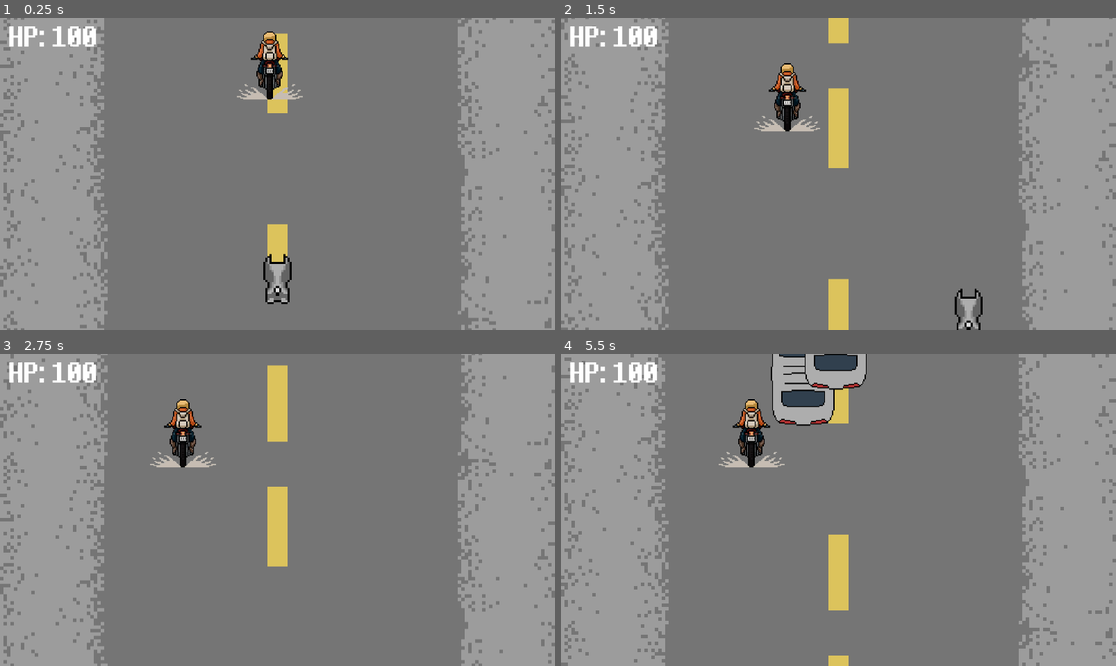
Above: before the commit, frames 1-4 (two rows, left to right).
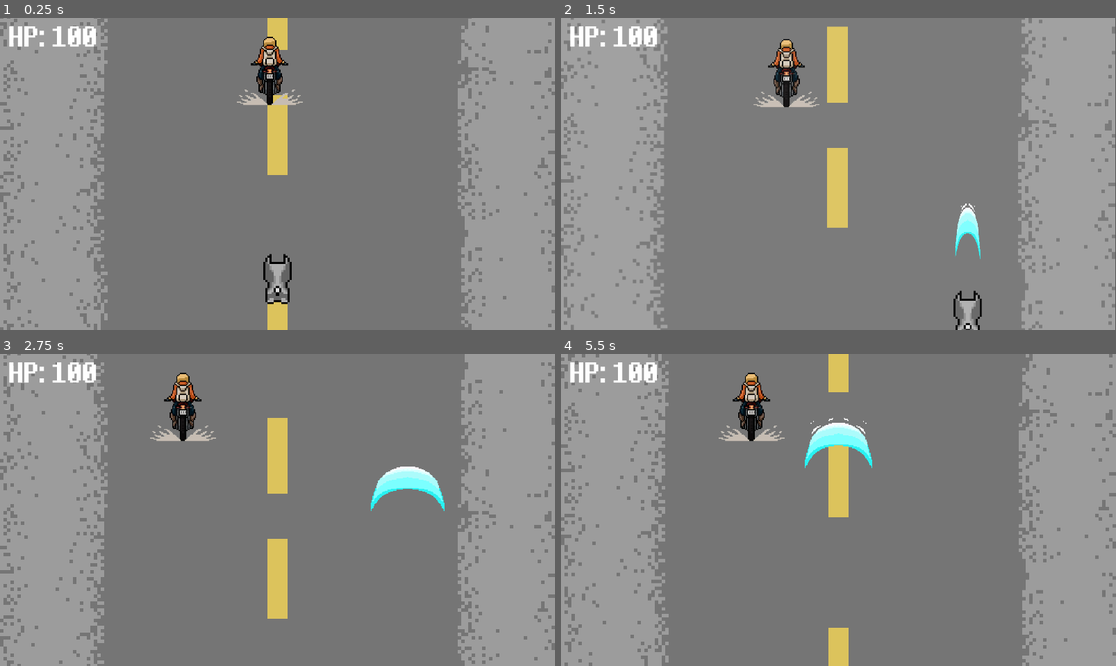
Above: after the commit, the same moments.

Repository: FaDeAWAYut/all-bark-no-bike
Game: Godot game, scene res://scenes/main/main.tscn
The game is run twice, just before and just after one commit, with the same random seed, the same clock (stepped at 60 frames per second) and the same inputs. The project has no main scene, so this scene is started directly.
Inputs:
- Up to frame 1 (0.25 s): no input
- Up to frame 2 (1.5 s): hold Right (ui_right) 0.53-1.28 s; hold Space (shoot, bound only after the commit) 0.53-1.28 s; hold Down (ui_down) from 1.28 s (still down); tap Space (shoot, bound only after the commit) at 1.35 s
- Up to frame 3 (2.75 s): release Down (ui_down) at 2.03 s; hold Right (ui_right) from 2.03 s (still down); hold Space (shoot, bound only after the commit) from 2.03 s (still down)
- Up to frame 4 (5.5 s): release Right (ui_right) at 2.78 s; release Space (shoot, bound only after the commit) at 2.78 s; hold Up (ui_up) 2.78-3.53 s; tap Space (shoot, bound only after the commit) at 2.85, 4.35 s; hold Space (shoot, bound only after the commit) 3.53-4.28 s; hold Left (ui_left) 3.53-5.03 s; hold Down (ui_down) from 5.03 s (still down); hold Space (shoot, bound only after the commit) from 5.03 s (still down)

The runs differ from the first frame. In frame 1, 8.3% of the frame differs, in the area x 0-100%, y 0-100%; in frame 2, 10%; in frame 3, 10%; in frame 4, 13%.

Commit message:
Feat: Charge barking / Chore: Modularize more code
Added charge barking and sound effect
(Still no "charging" mechanic, but you can shoot with space now apparently)

Added screen shake effects

Change from camera moving upwards to background looping downwards (Easier to do stuff in the future)

Diff:
--- a/project.godot
+++ b/project.godot
@@ -19,6 +19,14 @@
 window/size/viewport_width=1920
 window/size/viewport_height=1080
 
+[input]
+
+shoot={
+"deadzone": 0.2,
+"events": [Object(InputEventKey,"resource_local_to_scene":false,"resource_name":"","device":0,"window_id":0,"alt_pressed":false,"shift_pressed":false,"ctrl_pressed":false,"meta_pressed":false,"pressed":false,"keycode":0,"physical_keycode":32,"key_label":0,"unicode":0,"location":0,"echo":false,"script":null)
+]
+}
+
 [rendering]
 
 renderer/rendering_method="mobile"
--- /dev/null
+++ b/scenes/chargebark/chargebark.gd
@@ -0,0 +1,54 @@
+extends Area2D
+
+@onready var anim = $AnimatedSprite2D
+@export var speed = 1200
+@export var damage = 10
+
+# New export variables for customization
+@export var fadeInTime: float = 0.1
+@export var squeezeScaleX: float = 0.1
+@export var squeezeScaleY: float = 1.2
+@export var scaleTransitionTime: float = 0.5
+
+var direction = Vector2.UP
+var tween: Tween
+
+func _ready() -> void:
+	# Initialize tween
+	tween = create_tween()
+	tween.set_parallel(true)  # Run animations in parallel
+
+	# Start with zero opacity and squeezed scale
+	anim.modulate.a = 0
+	anim.scale = Vector2(squeezeScaleX, squeezeScaleY)
+
+	# Play animation
+	anim.play("chargebark")
+
+	# Fade in opacity
+	tween.tween_property(anim, "modulate:a", 1.0, fadeInTime)
+
+	# Scale animation: from squeezed to normal with ease-in
+	tween.tween_property(anim, "scale", Vector2(1.0, 1.0), scaleTransitionTime).set_ease(Tween.EASE_IN)
+
+	# Connect the area_entered signal if not connected in the editor
+	if not body_entered.is_connected(_on_body_entered):
+		body_entered.connect(_on_body_entered)
+
+	# Auto-destruct after 3 seconds
+	await get_tree().create_timer(3.0).timeout
+	queue_free()
+
+func _physics_process(delta: float) -> void:
+	# Move upward
+	global_position += direction * speed * delta
+
+	# Remove if off-screen
+	if global_position.y < -2000:
+		queue_free()
+
+func _on_body_entered(body: Node2D):
+	if body.name == "Motorbike" or body.is_in_group("enemy"):
+		# Apply damage
+		pass
+		# Play hit effect
--- /dev/null
+++ b/scenes/chargebark/chargebark.tscn
@@ -0,0 +1,74 @@
+[gd_scene load_steps=11 format=3 uid="uid://lxglkufg1d0p"]
+
+[ext_resource type="Texture2D" uid="uid://bilmvxmic10y8" path="res://assets/chargebark.png" id="1_qib41"]
+[ext_resource type="Script" uid="uid://cwaya4k65mxwg" path="res://scenes/chargebark/chargebark.gd" id="2_v23p3"]
+
+[sub_resource type="AtlasTexture" id="AtlasTexture_h0bgj"]
+atlas = ExtResource("1_qib41")
+region = Rect2(610, 0, 80, 100)
+
+[sub_resource type="AtlasTexture" id="AtlasTexture_qasuo"]
+atlas = ExtResource("1_qib41")
+region = Rect2(10, 0, 80, 100)
+
+[sub_resource type="AtlasTexture" id="AtlasTexture_b840t"]
+atlas = ExtResource("1_qib41")
+region = Rect2(110, 0, 80, 100)
+
+[sub_resource type="AtlasTexture" id="AtlasTexture_ow3o5"]
+atlas = ExtResource("1_qib41")
+region = Rect2(210, 0, 80, 100)
+
+[sub_resource type="AtlasTexture" id="AtlasTexture_j5v7d"]
+atlas = ExtResource("1_qib41")
+region = Rect2(310, 0, 80, 100)
+
+[sub_resource type="AtlasTexture" id="AtlasTexture_03bic"]
+atlas = ExtResource("1_qib41")
+region = Rect2(410, 0, 80, 100)
+
+[sub_resource type="AtlasTexture" id="AtlasTexture_s1hxu"]
+atlas = ExtResource("1_qib41")
+region = Rect2(510, 0, 80, 100)
+
+[sub_resource type="SpriteFrames" id="SpriteFrames_1dcsa"]
+animations = [{
+"frames": [{
+"duration": 1.0,
+"texture": SubResource("AtlasTexture_h0bgj")
+}, {
+"duration": 1.0,
+"texture": SubResource("AtlasTexture_qasuo")
+}, {
+"duration": 1.0,
+"texture": SubResource("AtlasTexture_b840t")
+}, {
+"duration": 1.0,
+"texture": SubResource("AtlasTexture_ow3o5")
+}, {
+"duration": 1.0,
+"texture": SubResource("AtlasTexture_j5v7d")
+}, {
+"duration": 1.0,
+"texture": SubResource("AtlasTexture_03bic")
+}, {
+"duration": 1.0,
+"texture": SubResource("AtlasTexture_s1hxu")
+}],
+"loop": true,
+"name": &"chargebark",
+"speed": 10.0
+}]
+
+[node name="AnimatedSprite2D" type="Area2D"]
+texture_filter = 1
+position = Vector2(3.8146973e-06, 3.8146973e-06)
+scale = Vector2(3.2, 3.2)
+script = ExtResource("2_v23p3")
+
+[node name="CollisionPolygon2D" type="CollisionPolygon2D" parent="."]
+polygon = PackedVector2Array(-7.5, -22.5, 7.499998, -22.5, 19.999996, -17.5, 32.499996, -7.5, 39.999996, 24.999996, 22.499996, 7.499998, -1.1920928e-06, 2.4999986, -22.5, 7.499998, -39.999996, 24.999996, -32.499996, -7.5, -20, -17.5)
+
+[node name="AnimatedSprite2D" type="AnimatedSprite2D" parent="."]
+sprite_frames = SubResource("SpriteFrames_1dcsa")
+animation = &"chargebark"
--- a/scenes/main/main.gd
+++ b/scenes/main/main.gd
@@ -7,11 +7,22 @@
 var gameManager: GameManager
 var obstacleSpawner: ObstacleSpawner
 var speedManager: SpeedManager
+var barkController: BarkController
+var screenEffects: ScreenEffects
 
 # Game constants
 const dogStartPosition := Vector2i(960, 920)
 const camStartPosition := Vector2i(960, 560)
+var canChargeShoot: bool = true
 @export var currentSpeed: float
+
+# Background scrolling settings
+@export var startingBackgroundSpeed: float = 1000.0  # Starting scroll speed
+@export var maxBackgroundSpeed: float = 1500.0  # Maximum scroll speed
+@export var timeToMaxSpeed: float = 30.0       # Time in seconds to reach max speed
+var backgroundScrollSpeed: float = 0.0
+var totalBackgroundOffset: float = 0.0
+var gameTime: float = 0.0
 
 var screenSize : Vector2i
 
@@ -36,6 +47,16 @@
 	speedManager = SpeedManager.new()
 	add_child(speedManager)
 
+	# Create and setup bark controller
+	barkController = BarkController.new()
+	barkController.setup($"TheDawg")
+	add_child(barkController)
+
+	# Create and setup screen effects
+	screenEffects = ScreenEffects.new()
+	screenEffects.setup($Camera2D, screenSize, self)
+	add_child(screenEffects)
+
 func setup_signal_connections():
 	# Connect game manager signals
 	gameManager.hp_changed.connect(_on_hp_changed)
@@ -55,21 +76,69 @@
 	$"TheDawg".velocity = Vector2i(0, 0)
 	$Camera2D.position = camStartPosition
 
+	# Reset background scrolling
+	totalBackgroundOffset = 0.0
+	backgroundScrollSpeed = 0.0
+	gameTime = 0.0
+	reset_background_position()
+
 func _physics_process(delta: float):
 	if gameManager.isGameOver:
 		return
 
 	currentSpeed = speedManager.update(delta)
+	gameTime += delta
 
-	# Update obstacle spawning
-	obstacleSpawner.update(delta, $Camera2D.position.y, screenSize.x)
+	# Update obstacle spawning - pass current speed for obstacle movement
+	obstacleSpawner.update(delta, $Camera2D.position.y, screenSize.x, currentSpeed)
 	obstacleSpawner.cleanup_offscreen_obstacles($Camera2D.position.y, screenSize.y)
 
 	show_hp()
 
-	# Move the dawg and the cam
-	$"TheDawg".position.y -= currentSpeed * delta
-	$Camera2D.position.y -= currentSpeed * delta
+	# Update screen effects
+	screenEffects.update_screen_shake(delta)
+
+	# Scroll the background instead of moving camera
+	scroll_background(delta)
+
+func scroll_background(delta: float):
+	if has_node("ParallaxBackground"):
+		var parallax = $ParallaxBackground
+
+		# Calculate current background speed with acceleration
+		var targetSpeed = calculate_background_speed()
+		backgroundScrollSpeed = targetSpeed * delta
+		totalBackgroundOffset += backgroundScrollSpeed
+
+		# Apply scrolling to the parallax background (single layer)
+		# If you have ParallaxLayer children, use this:
+		for child in parallax.get_children():
+			if child is ParallaxLayer:
+				child.motion_offset.y += backgroundScrollSpeed
+
+				# Reset offset when it exceeds mirroring distance to create seamless loop
+				var mirror_y = child.motion_mirroring.y
+				if mirror_y > 0 and child.motion_offset.y >= mirror_y:
+					child.motion_offset.y = 0
+
+		# If your ParallaxBackground doesn't have layers and scrolls directly, use this:
+		# parallax.scroll_offset.y += backgroundScrollSpeed
+
+func calculate_background_speed() -> float:
+	# Calculate speed based on game time, accelerating from start to max speed
+	if timeToMaxSpeed <= 0:
+		return maxBackgroundSpeed
+
+	# Linear interpolation from startingBackgroundSpeed to maxBackgroundSpeed
+	var progress = min(gameTime / timeToMaxSpeed, 1.0)
+	return lerp(startingBackgroundSpeed, maxBackgroundSpeed, progress)
+
+func reset_background_position():
+	if has_node("ParallaxBackground"):
+		var parallax = $ParallaxBackground
+		for child in parallax.get_children():
+			if child is ParallaxLayer:
+				child.motion_offset.y = 0
 
 func _on_obstacle_spawned(obs: Node):
 	# Add the obstacle to the scene and set up collision
@@ -86,6 +155,15 @@
 func _on_hp_changed(new_hp: int):
 	show_hp()
 
+func _input(event):
+	if gameManager.isGameOver:
+		return
+
+	if event.is_action_pressed("shoot") and canChargeShoot:
+		barkController.shoot_chargebark()
+		screenEffects.screen_shake(2.0, 0.2)
+		screenEffects.screen_flash(0.3, 0.15)
+
 func _on_game_ended():
 	await get_tree().create_timer(0.1).timeout
 	get_tree().paused = true
--- a/scenes/motorbike/motorbike.gd
+++ b/scenes/motorbike/motorbike.gd
@@ -9,6 +9,10 @@
 
 # Obstacle detection settings
 @export var obstacle_check_rate: float = 0.2
+
+# Screen boundaries (adjust these based on your camera/screen size)
+@export var screen_top_y: float = 150.0    # Top boundary (pixels from top)
+@export var screen_bottom_y: float = 300.0 # Bottom boundary (pixels from top)
 
 # Internal variables
 var direction: int = 1
@@ -32,7 +36,10 @@
 
 	motion_mode = CharacterBody2D.MOTION_MODE_FLOATING
 	direction = 1 if randf() > 0.5 else -1
+
+	# Set initial position within screen bounds
 	global_position.x = clamp(global_position.x, min_x, max_x)
+	global_position.y = randf_range(screen_top_y, screen_bottom_y)
 
 func _physics_process(delta):
 	timer += delta
@@ -60,14 +67,14 @@
 		change_direction()
 		timer = 0.0
 
-	# Move in the current direction
+	# Move only horizontally (no vertical movement since camera is static)
 	velocity.x = direction * speed_x
-	velocity.y = -1 * currentSpeed
+	velocity.y = 0  # No vertical movement
 
 func handle_obstacle_escape():
-	# Move away from obstacle
+	# Move away from obstacle (only horizontally)
 	velocity.x = escape_direction * escape_speed
-	velocity.y = -1 * currentSpeed
+	velocity.y = 0  # No vertical movement
 
 func check_for_obstacles():
 	current_obstacle = null
@@ -108,6 +115,7 @@
 	direction = 1 if randf() > 0.5 else -1
 
 func enforce_boundaries():
+	# Horizontal boundaries
 	if global_position.x <= min_x:
 		global_position.x = min_x
 		if direction == -1:
@@ -120,3 +128,9 @@
 			direction = -1
 		if escape_direction == 1:
 			escape_direction = -1
+
+	# Vertical boundaries (keep within top half of screen)
+	if global_position.y <= screen_top_y:
+		global_position.y = screen_top_y
+	elif global_position.y >= screen_bottom_y:
+		global_position.y = screen_bottom_y
--- /dev/null
+++ b/scripts/BarkController.gd
@@ -0,0 +1,42 @@
+extends Node
+
+class_name BarkController
+
+# Reference to the dog node
+var theDawg: Node2D
+
+# Audio
+var barkSound: AudioStreamPlayer
+var chargebarkSFX = preload("res://assets/sfx/chargebarksfx.mp3")
+
+func setup(dawgNode: Node2D):
+	theDawg = dawgNode
+	setup_audio()
+
+func setup_audio():
+	# Create audio player for bark sounds
+	barkSound = AudioStreamPlayer.new()
+	barkSound.stream = chargebarkSFX
+	barkSound.volume_db = -5.0  # Adjust volume as needed
+	add_child(barkSound)
+
+func shoot_chargebark():
+	if theDawg == null:
+		push_error("TheDawg reference not set in BarkController!")
+		return
+
+	var chargebarkScene = preload("res://scenes/chargebark/chargebark.tscn")
+	var bullet = chargebarkScene.instantiate()
+
+	# Position at the dog's position
+	bullet.global_position = theDawg.global_position + Vector2(0, -50)
+
+	# Add to scene
+	get_tree().current_scene.add_child(bullet)
+
+	# Play bark sound
+	play_bark_sound()
+
+func play_bark_sound():
+	if barkSound and barkSound.stream:
+		barkSound.play()
--- a/scripts/GameManager.gd
+++ b/scripts/GameManager.gd
@@ -19,6 +19,7 @@
 		return
 
 	playerHp = max(0, playerHp - hp)
+	#ส่ง signal ชื่อ hp_changed ออกไป โดยตัวแปร = playerHp
 	hp_changed.emit(playerHp)
 
 	if playerHp <= 0:
--- a/scripts/ObstacleSpawner.gd
+++ b/scripts/ObstacleSpawner.gd
@@ -9,9 +9,12 @@
 var obstacles : Array
 var lastObstacle
 var obstacleTimer : float = 0.0
-var obstacleSpawnInterval : float = 1.0
+var obstacleSpawnInterval : float = 2.0
 var minSpawnVariation : float = -0.5
 var maxSpawnVariation : float = 5.0
+
+# Add obstacle movement settings
+var obstacleSpeed: float = 0.0
 
 func _ready():
 	pass
@@ -25,14 +28,24 @@
 	if not obstacleArray.has(scene):
 		obstacleArray.append(scene)
 
-func update(delta: float, camera_y_position: float, screen_size_x: float):
+func update(delta: float, camera_y_position: float, screen_size_x: float, current_speed: float):
 	obstacleTimer += delta
+	obstacleSpeed = current_speed  # Update obstacle speed
 
 	var current_interval = obstacleSpawnInterval + randf_range(minSpawnVariation, maxSpawnVariation)
 
 	if obstacles.is_empty() or (obstacleTimer >= current_interval):
 		try_spawn_obstacle(camera_y_position, screen_size_x)
 		obstacleTimer = 0.0
+
+	# Move existing obstacles downward
+	move_obstacles(delta)
+
+func move_obstacles(delta: float):
+	for obs in obstacles:
+		if is_instance_valid(obs):
+			# Move obstacle downward at the current speed
+			obs.position.y += obstacleSpeed * delta
 
 func try_spawn_obstacle(camera_y_position: float, screen_size_x: float):
 	if obstacleArray.is_empty():
@@ -41,10 +54,11 @@
 	var obsType = obstacleArray[randi() % obstacleArray.size()]
 	var obs = obsType.instantiate()
 
-	var obsYLevel = camera_y_position - 1500
-	var obsXLevel = screen_size_x * randf_range(0.3, 0.7)
+	# Spawn just above the top of the screen
+	var spawnY = camera_y_position - 2000  # 200 pixels above camera
+	var spawnX = screen_size_x * randf_range(0.3, 0.7)
 
-	obs.position = Vector2(obsXLevel, obsYLevel)
+	obs.position = Vector2(spawnX, spawnY)
 	obstacle_spawned.emit(obs)
 
 func add_obstacle(obs, collision_handler: Callable):
@@ -67,7 +81,7 @@
 	var obstacles_to_remove = []
 
 	for obs in obstacles:
-		if obs.position.y > (camera_y_position + screen_size_y):
+		if obs.position.y > (camera_y_position + screen_size_y + 200):  # 200 pixels below screen
 			obstacles_to_remove.append(obs)
 
 	for obs in obstacles_to_remove:
--- /dev/null
+++ b/scripts/ScreenEffects.gd
@@ -0,0 +1,53 @@
+extends Node
+class_name ScreenEffects
+
+@onready var camera: Camera2D
+@onready var flashOverlay: ColorRect
+
+var shakeIntensity: float = 0.0
+var shakeDuration: float = 0.0
+var originalCameraPosition: Vector2
+var tween: Tween
+
+func setup(targetCamera: Camera2D, screenSize: Vector2, parentNode: Node):
+	camera = targetCamera
+	originalCameraPosition = camera.position
+
+	# Create flash overlay
+	var canvasLayer = CanvasLayer.new()
+	canvasLayer.name = "EffectsCanvas"
+
+	flashOverlay = ColorRect.new()
+	flashOverlay.color = Color.WHITE
+	flashOverlay.modulate.a = 0.0
+	flashOverlay.size = screenSize * 2
+	flashOverlay.mouse_filter = Control.MOUSE_FILTER_IGNORE
+
+	canvasLayer.add_child(flashOverlay)
+	parentNode.add_child(canvasLayer)
+
+	tween = create_tween()
+
+func screen_shake(intensity: float, duration: float):
+	shakeIntensity = intensity
+	shakeDuration = duration
+
+func update_screen_shake(delta: float):
+	if shakeDuration > 0 and camera:
+		var shakeOffset = Vector2(
+			randf_range(-shakeIntensity, shakeIntensity),
+			randf_range(-shakeIntensity, shakeIntensity)
+		)
+		camera.position = originalCameraPosition + shakeOffset
+
+		shakeDuration -= delta
+		shakeIntensity = lerp(shakeIntensity, 0.0, 1.0 - (shakeDuration / 0.1))
+	elif camera:
+		camera.position = originalCameraPosition
+
+func screen_flash(targetOpacity: float, duration: float):
+	if flashOverlay and tween:
+		tween.kill()
+		tween = create_tween()
+		tween.tween_property(flashOverlay, "modulate:a", targetOpacity, duration * 0.3)
+		tween.tween_property(flashOverlay, "modulate:a", 0.0, duration * 0.7)
Binary file added: assets/chargebark.png
Not shown, added: assets/chargebark.png.import
Not shown, added: assets/sfx/chargebarksfx.mp3.import
Not shown, added: scenes/chargebark/chargebark.gd.uid
Not shown, added: scripts/BarkController.gd.uid
Not shown, added: scripts/ScreenEffects.gd.uid
Not shown, added: assets/sfx/chargebarksfx.mp3
Not shown, added: scenes/chargebark/chargebark.tscn9135658439.tmp
Not shown, added: scenes/chargebark/chargebark.tscn9155579816.tmp
Not shown, added: scenes/chargebark/chargebark.tscn9164191129.tmp
